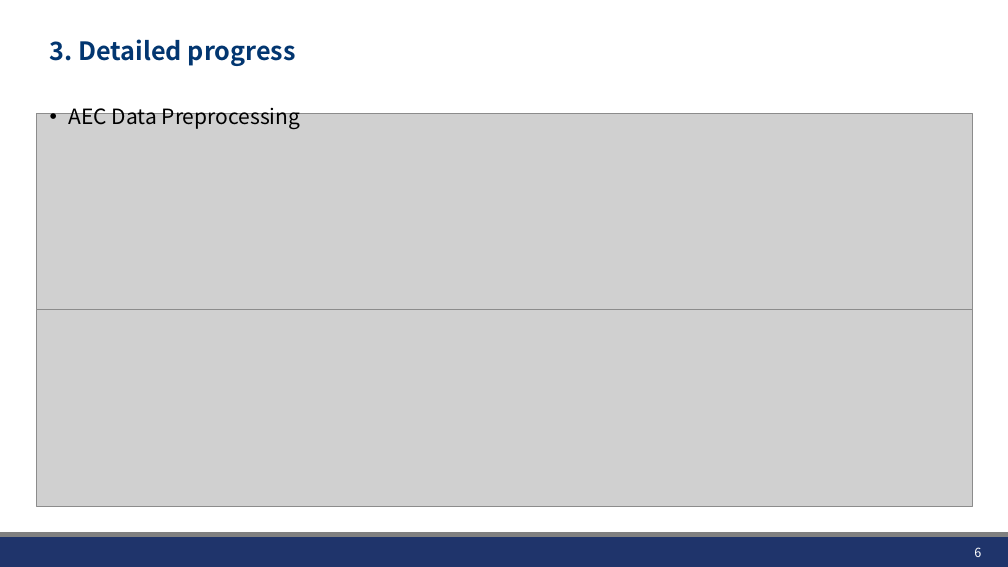
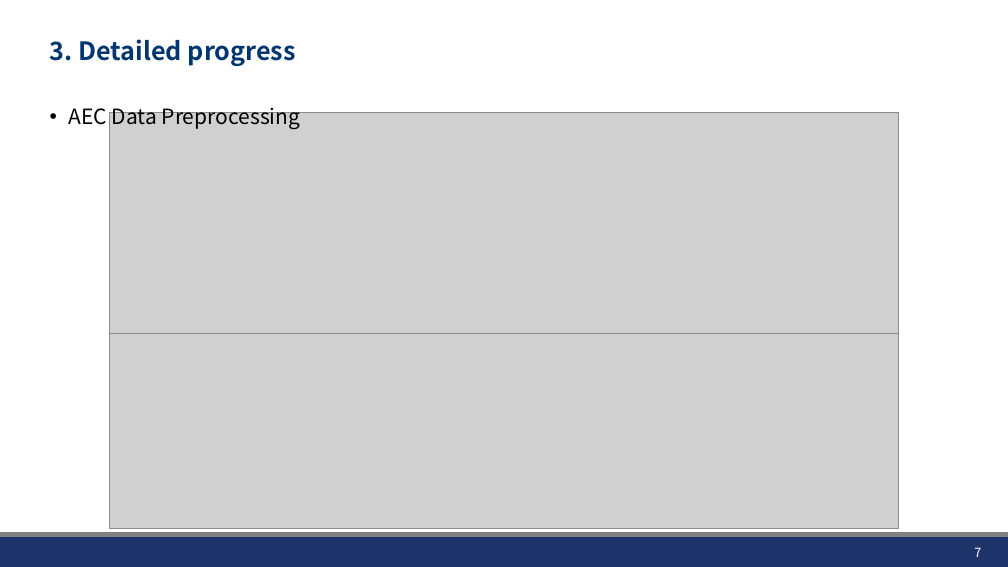
Before and after one commit to JHWannabe/2026-1_Study, a slide deck: slide 7 of 연구자료/260612_AEC_preprocessing.pptx (slide 6 before the commit). Drawn at 1008x567 pixels with LibreOffice and Linux fonts; fonts in the diff are those of the drawing; grey boxes stand for pictures; background and template pictures are left out. Boxes give left, top, right and bottom in pixels: in the first picture for what was removed or moved away, otherwise in the second. Text is boxed around its words. In the diff, an @@ line names an element or a change of style, - is before the commit and + after.

```diff
--- a/연구자료/260612_AEC_preprocessing.pptx
+++ b/연구자료/260612_AEC_preprocessing.pptx
@@ picture: place and size @@
-picture at <box>36,113,972,310</box>
+picture at <box>110,112,899,333</box>
@@ picture: place and size @@
-picture at <box>36,310,972,507</box>
+picture at <box>110,333,899,529</box>
@@ page number at <box>974,547,981,557</box>: text changed @@
-6
+7
```
Also in this commit, not shown: 6 other slides changed, 14 slides added, 7 slides removed.
